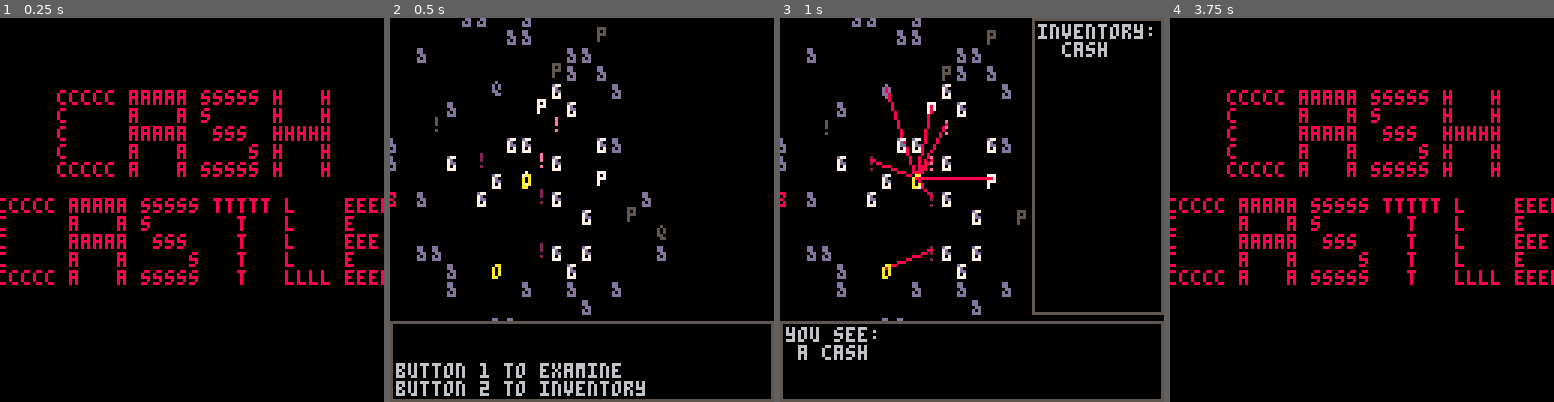
Above: before the commit, frames 1-4 (left to right).
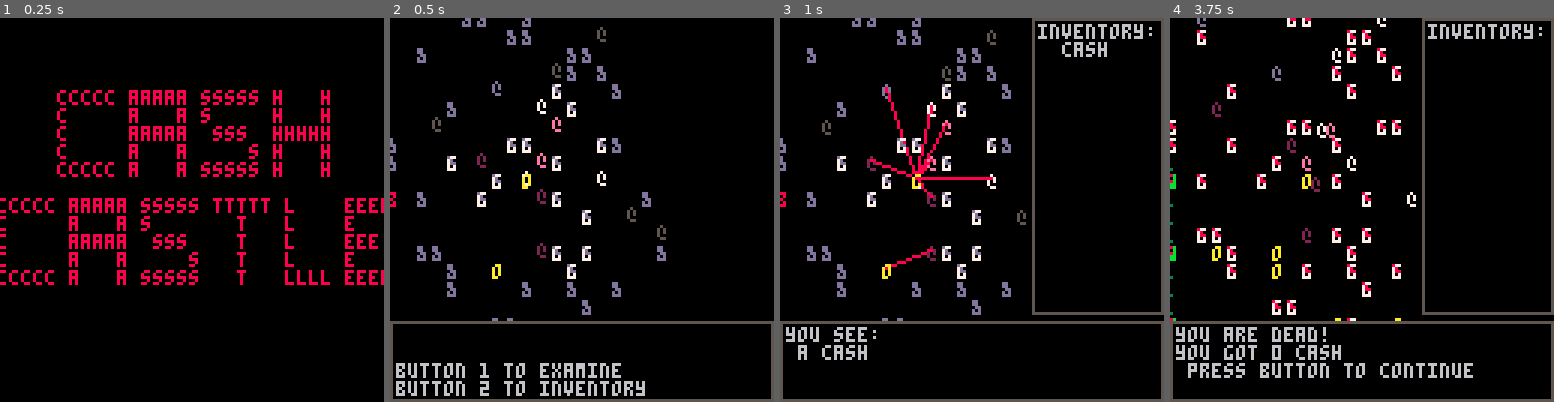
Above: after the commit, the same moments.

Repository: arnodick/castle
Game: PICO-8 cartridge castle.p8
Same seed, same stepped clock (60 frames per second), same inputs: the game is played once before the commit and once after it.
Inputs:
- Up to frame 1 (0.25 s): no input
- Up to frame 2 (0.5 s): tap O (Z key) at 0.33 s
- Up to frame 3 (1 s): tap O (Z key) at 0.7 s
- Up to frame 4 (3.75 s): tap X (X key) at 1.07, 2.07, 2.4, 2.73, 3.07, 3.4, 3.73 s; tap O (Z key) at 1.43, 2.22, 3.1 s; hold Left 1.97-2.37 s; hold Down 2.42-2.82 s; hold Right 2.87-3.53 s; hold Up from 3.58 s (still down)

Frame 1 is identical in both runs. In frame 2, 0.5% of the frame differs, in the area x 10-72%, y 2-63%; in frame 3, 0.4%; in frame 4, 17%, in the area x 0-100%, y 0-100%.

Commit message:
litle things

Diff:
--- a/castle.p8
+++ b/castle.p8
@@ -232,8 +232,10 @@
 	--enemy attributes
 	for a=1,4 do
 		ch=flr(rnd(#chars)+1)
-		actortypes[3][a].ch=sub(chars,ch,ch)
-		actortypes[3][a].ch2=sub(chars,ch,ch)
+--		actortypes[3][a].ch=sub(chars,ch,ch)
+--		actortypes[3][a].ch2=sub(chars,ch,ch)
+		actortypes[3][a].ch=sub(chars,1,1)
+		actortypes[3][a].ch2=sub(chars,1,1)
 		actortypes[3][a].c=flr(rnd(14))+1
 		actortypes[3][a].c2=5
 		actortypes[3][a].m=2
@@ -274,9 +276,11 @@
 		--enemy attributes
 	for a=1,4 do
 		ch=flr(rnd(#chars)+1)
-		actortypes[7][a].ch=sub(chars,ch,ch)
+--		actortypes[7][a].ch=sub(chars,ch,ch)
+--		actortypes[7][a].ch2=sub(chars,ch,ch)
+		actortypes[7][a].ch=sub(chars,1,1)
+		actortypes[7][a].ch2=sub(chars,1,1)
 		actortypes[7][a].c=flr(rnd(14))+1
-		actortypes[7][a].ch2=sub(chars,ch,ch)
 		actortypes[7][a].c2=5
 		actortypes[7][a].m=2
 		actortypes[7][a].ad=flr(rnd(#adjectives))+1
@@ -289,9 +293,11 @@
 	--enemy attributes
 	for a=1,4 do
 		ch=flr(rnd(#chars)+1)
-		actortypes[8][a].ch=sub(chars,ch,ch)
+		actortypes[8][a].ch=sub(chars,1,1)
+		actortypes[8][a].ch2=sub(chars,1,1)
+--		actortypes[8][a].ch=sub(chars,ch,ch)
+--		actortypes[8][a].ch2=sub(chars,ch,ch)
 		actortypes[8][a].c=flr(rnd(14))+1
-		actortypes[8][a].ch2=sub(chars,ch,ch)
 		actortypes[8][a].c2=5
 		actortypes[8][a].m=2
 		actortypes[8][a].ad=flr(rnd(#adjectives))+1
@@ -333,9 +339,11 @@
 	--enemy attributes
 	for a=1,4 do
 		ch=flr(rnd(#chars)+1)
-		actortypes[12][a].ch=sub(chars,ch,ch)
+		actortypes[12][a].ch=sub(chars,1,1)
+		actortypes[12][a].ch2=sub(chars,1,1)
+--		actortypes[12][a].ch=sub(chars,ch,ch)
+--		actortypes[12][a].ch2=sub(chars,ch,ch)
 		actortypes[12][a].c=flr(rnd(14))+1
-		actortypes[12][a].ch2=sub(chars,ch,ch)
 		actortypes[12][a].c2=5
 
 		actortypes[12][a].m=2
@@ -693,6 +701,8 @@
 				if t==p then
 					sendtomenu(menus[1],tut)
 				end
+			elseif t.hit==2 then
+				moveactor(a,2^flr(rnd(4)))
 			else
 				sfx(1)
 				local mes={}
@@ -768,7 +778,7 @@
 --		if a==p then
 --			sendtomenu(menus[2],listinventory(p.inventory,"inventory:"))
 --		end
-		if comparedistance(a,p)<11 or a.t==11 then
+		if comparedistance(a,p)<5.5 or a.t==11 then
 			if a.hit==0 then
 				local d=movetype(a)
 				if moveactor(a,d) then
